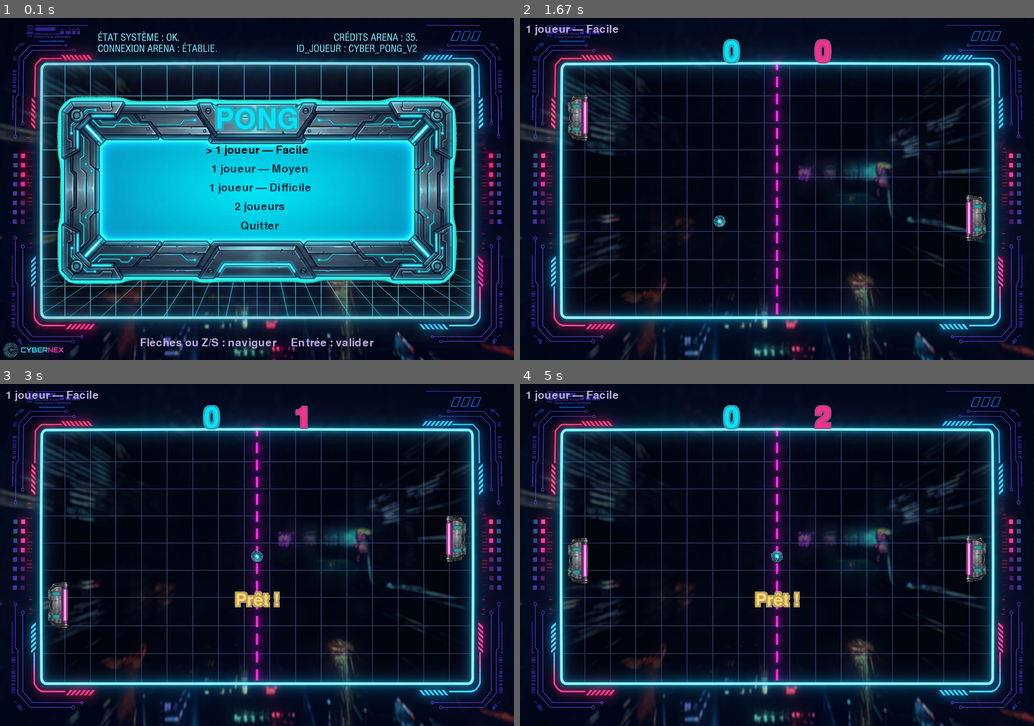
Above: before the commit, frames 1-4 (two rows, left to right).
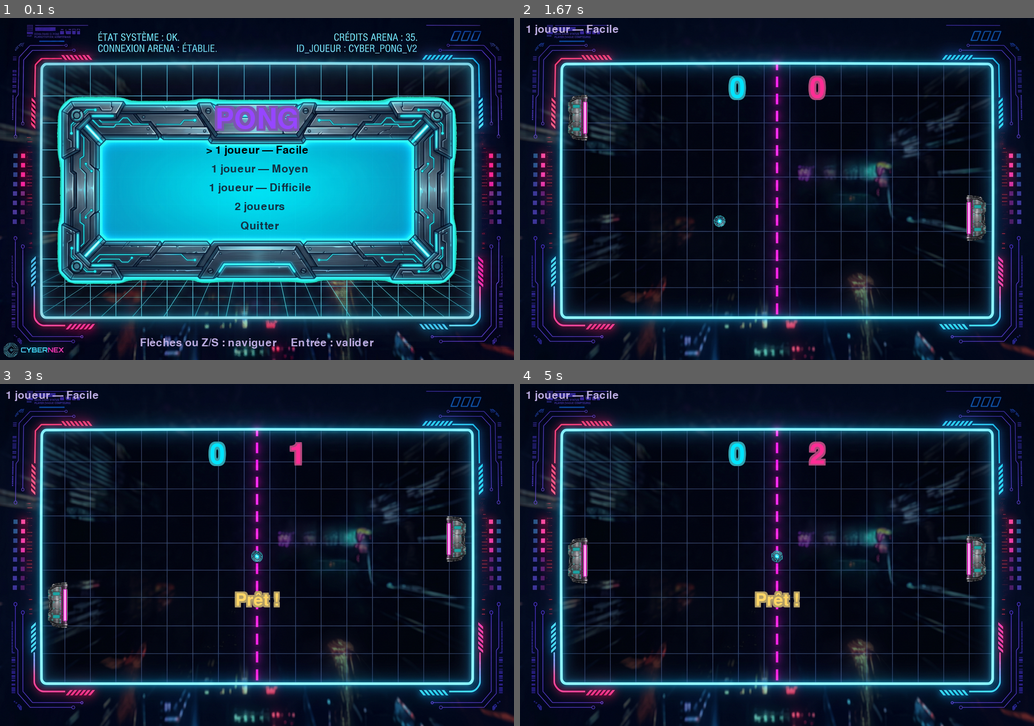
Above: after the commit, the same moments.

Repository: Lamizana/Pong
Game: pygame game, started from main.py
Two runs of this game, one before a commit and one after it. Both use one fixed random seed, a clock stepped at 60 frames per second and the inputs below.
Inputs:
- Up to frame 1 (0.1 s): no input
- Up to frame 2 (1.67 s): tap Enter at 0.33 s; hold W 0.67-1.13 s; hold S 1.17-1.47 s; tap Z at 1.23, 1.57 s; hold W from 1.5 s (still down)
- Up to frame 3 (3 s): release W at 1.87 s; hold S 1.9-2.27 s; tap Z at 1.97, 2.37, 2.7 s; hold W 2.3-2.6 s; hold S 2.63-2.93 s; hold W from 2.97 s (still down)
- Up to frame 4 (5 s): tap Z at 3.03, 3.43, 3.83, 4.17, 4.5, 4.9 s; release W at 3.33 s; hold S 3.37-3.73 s; hold W 3.77-4.07 s; hold S 4.1-4.4 s; hold W 4.43-4.8 s; hold S from 4.83 s (still down)

The runs differ from the first frame. In frame 1, 1.1% of the frame differs, in the area x 41-59%, y 25-34%; in frame 2, 0.8%; in frame 3, 0.7%; in frame 4, 0.8%.

Commit message:
feat(ui): titre du menu en violet neon + score en haut-centre du terrain

Diff:
--- a/pong/scenes/game.py
+++ b/pong/scenes/game.py
@@ -199,10 +199,11 @@
 
     def _draw_scores(self, surface):
         center_x = settings.WINDOW_WIDTH // 2
+        y = settings.FIELD_TOP + 32
         synthwave.glow_text(surface, self.app.font_large, str(self.score.left),
-                            settings.NEON_CYAN, center=(center_x - 80, 60))
+                            settings.NEON_CYAN, center=(center_x - 70, y))
         synthwave.glow_text(surface, self.app.font_large, str(self.score.right),
-                            settings.NEON_PINK, center=(center_x + 80, 60))
+                            settings.NEON_PINK, center=(center_x + 70, y))
 
     def _draw_mode_label(self, surface):
         if self.mode == "1p":
--- a/pong/scenes/menu.py
+++ b/pong/scenes/menu.py
@@ -61,7 +61,7 @@
 
         # Titre, dans la bande haute du cadre.
         synthwave.glow_text(surface, self.app.font_large, settings.CAPTION.upper(),
-                            settings.NEON_CYAN,
+                            settings.NEON_PURPLE,
                             center=(center_x, frame_rect.top + 40), spread=4)
 
         # Options, dans la zone centrale (cyan) du cadre ; texte sombre lisible.
